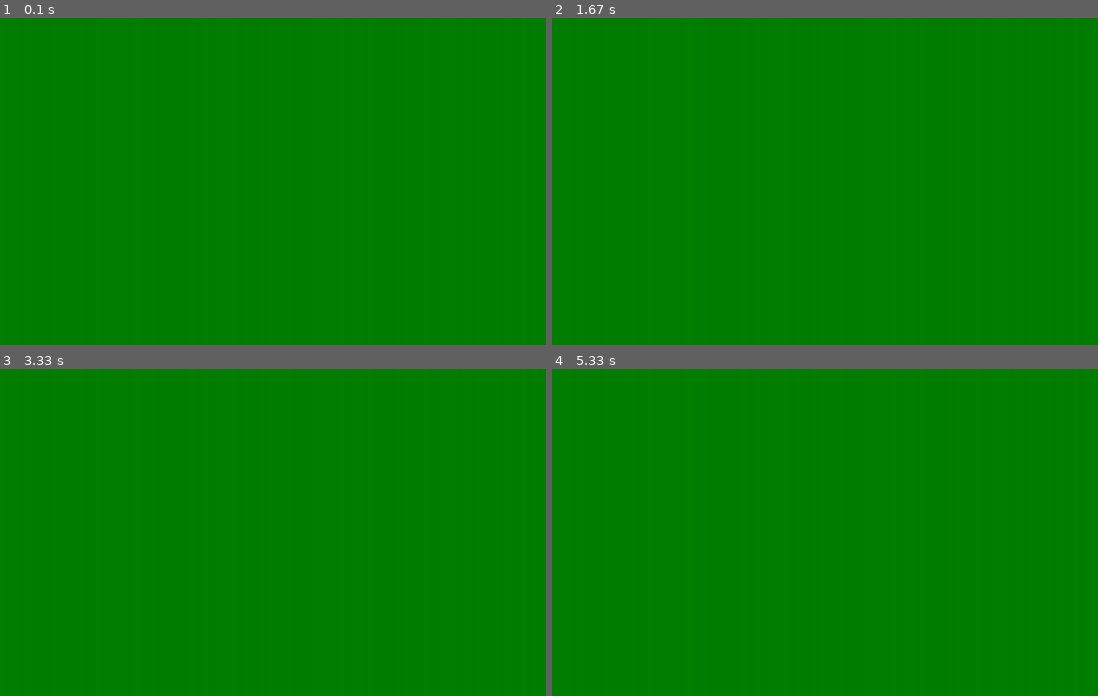
Above: before the commit, frames 1-4 (two rows, left to right).
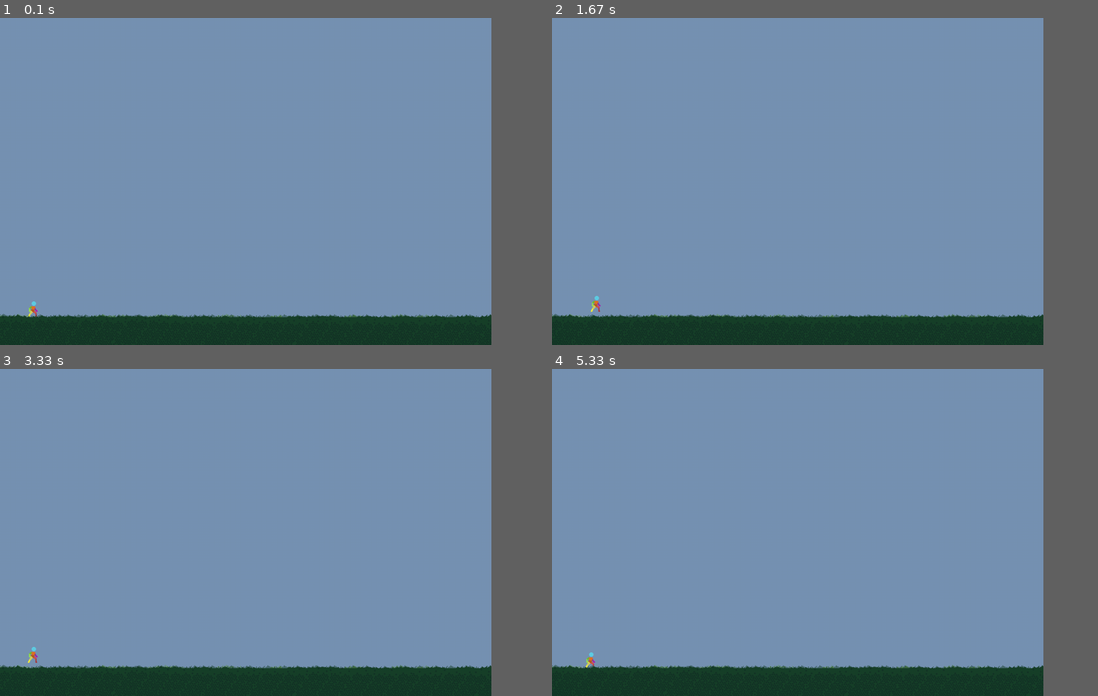
Above: after the commit, the same moments.

Repository: ITE-Ensenada/objetos
Game: pygame game, started from WIP/Platformer/platformer.py
Same seed, same stepped clock (60 frames per second), same inputs: the game is played once before the commit and once after it.
Inputs:
- Up to frame 1 (0.1 s): no input
- Up to frame 2 (1.67 s): hold Right 0.33-0.8 s; hold Up 0.83-1.13 s; hold Right 1.17-1.63 s
- Up to frame 3 (3.33 s): hold Left 1.67-2.2 s; hold Down 2.23-2.53 s; hold Left 2.57-2.97 s; hold Up from 3 s (still down)
- Up to frame 4 (5.33 s): release Up at 3.37 s; hold Right 3.4-4.03 s; hold Down 4.07-4.43 s; hold Left 4.47-4.93 s; hold Right from 4.97 s (still down)
The window is 900x540 before the commit and 810x540 after it. Grey fills any space a smaller window leaves; there, only what the larger window draws over its background counts as a difference.

The runs differ from the first frame. In frame 1, 90% of the frame differs, in the area x 0-90%, y 0-100%; in frame 2, 90%; in frame 3, 90%; in frame 4, 90%.

Commit message:
Update for audit

Diff:
--- a/WIP/Platformer/platformer.py
+++ b/WIP/Platformer/platformer.py
@@ -1,36 +1,98 @@
-import pygame, sys
+import pygame, sys, time
 from pygame.locals import*
 import player, platforms
 
 pygame.init()
 
+font1 = pygame.font.SysFont('Times New Roman', 30)
+font2 = pygame.font.SysFont('Times New Roman', 20)
 fps = 10
 fpsClock = pygame.time.Clock()
 
-w_height   = 1000
-w_width    = 600
+w_width    = 900    # X mark
+w_height   = 600    # Y mark
 
-screen = pygame.display.set_mode((w_height,w_width))
+screen = pygame.display.set_mode((w_width,w_height), 0, 32)
 pygame.display.set_caption('Test')
 
+floorDeco   = pygame.image.load('WIP\Platformer\Assets\Platforms\FloorOver.png')
+floorDecoX  = 0
+floorDecoY  = 0
+
+mc  = pygame.image.load('WIP\Platformer\Assets\Player\StandingHitbox.png')
+mcX = 50
+mcY = 519
+
+bg  = pygame.image.load('WIP\Platformer\Assets\Background\BG1.png')
+bgX = 0
+bgY = 0
+
 #colors
-c1  = (000,000,000) #black
-c2  = (255,255,255) #white
-c3  = (000,255,255) #cyan
-c4  = (255,000,000) #red
-c5  = (000,128,000) #green
+black   = (000,000,000) #black
+white   = (255,255,255) #white
+cyan    = (000,255,255) #cyan
+red     = (255,000,000) #red
+green   = (000,128,000) #green
 
+def msg(text, font, surface, x, y):
+    text_object = font.render(text, True, black)
+    text_rect   = text_object.get_rect()
+    text_rect.center = (x, y)
+    surface.blit(text_object, text_rect)
 
+overLimits = False
 
 #main cycle
 while True:
 
-    screen.fill(c5)
+    screen.fill(white)
 
     for event in pygame.event.get():
         if event.type == pygame.QUIT:
             pygame.quit()
             sys.exit()
 
+        if overLimits == False:
+
+            if event.type == pygame.KEYDOWN:
+
+                if event.key == pygame.K_UP:
+                    mcY -= 10
+                    if mcY <= 0:
+                        print("No puedes salir del límite.")
+                        mcY += 10
+                        overLimits = True
+                elif event.key == pygame.K_DOWN:
+                    mcY += 10
+                    if mcY >= 529:
+                        print("No puedes salir del límite.")
+                        mcY -= 10
+                        overLimits = True
+                elif event.key == pygame.K_RIGHT:
+                    mcX += 10
+                    if mcX >= 900:
+                        print("No puedes salir del límite.")
+                        mcX -= 10
+                        overLimits = True
+                elif event.key == pygame.K_LEFT:
+                    mcX -= 10
+                    if mcX <= 0:
+                        print("No puedes salir del límite.")
+                        mcX += 10
+                        overLimits = True
+
+    screen.blit(bg,(bgX,bgY))
+    screen.blit(mc,(mcX,mcY))
+    screen.blit(floorDeco,(floorDecoX,floorDecoY))
+
+    if overLimits == True:
+        msg('You cant go over limits.', font1, screen, w_width/2, w_height/2)
+        msg('Press spacebar to continue...', font2, screen, w_width/2, w_height/2 + 40)
+
+        for event in pygame.event.get():
+            if event.type == pygame.KEYDOWN:
+                if event.key == pygame.K_SPACE:
+                    overLimits = False
+
     pygame.display.update()
     fpsClock.tick(fps)
--- a/WIP/Platformer/platforms.py
+++ b/WIP/Platformer/platforms.py
@@ -1,5 +1,4 @@
 class platform:
-    def __init__(self, height, width, colour):
+    def __init__(self, height, width):
         self.height = height
         self.width  = width
-        self.colour = colour
Binary file added: WIP/Platformer/Assets/Background/BG1.png
Binary file added: WIP/Platformer/Assets/Background/BG2.png
Binary file added: WIP/Platformer/Assets/Platforms/FloorOver.png
Binary file added: WIP/Platformer/Assets/Platforms/FloorUnder.png
Binary file added: WIP/Platformer/Assets/Player/StandingHitbox.png
Not shown, added: WIP/Platformer/Assets/Player/height must be 36px
Not shown, added: WIP/Platformer/Assets/Player/width must be 28px
